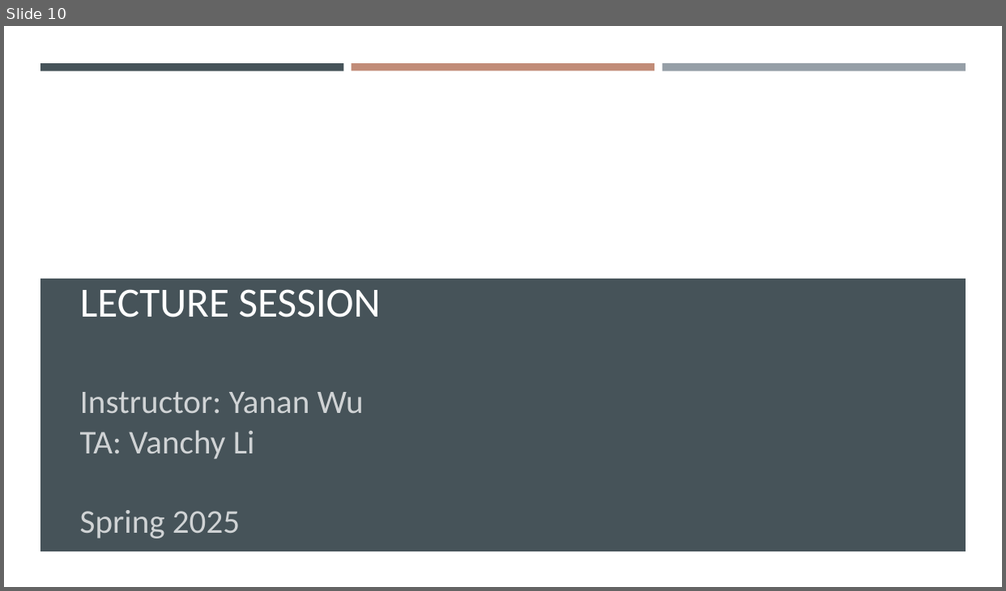
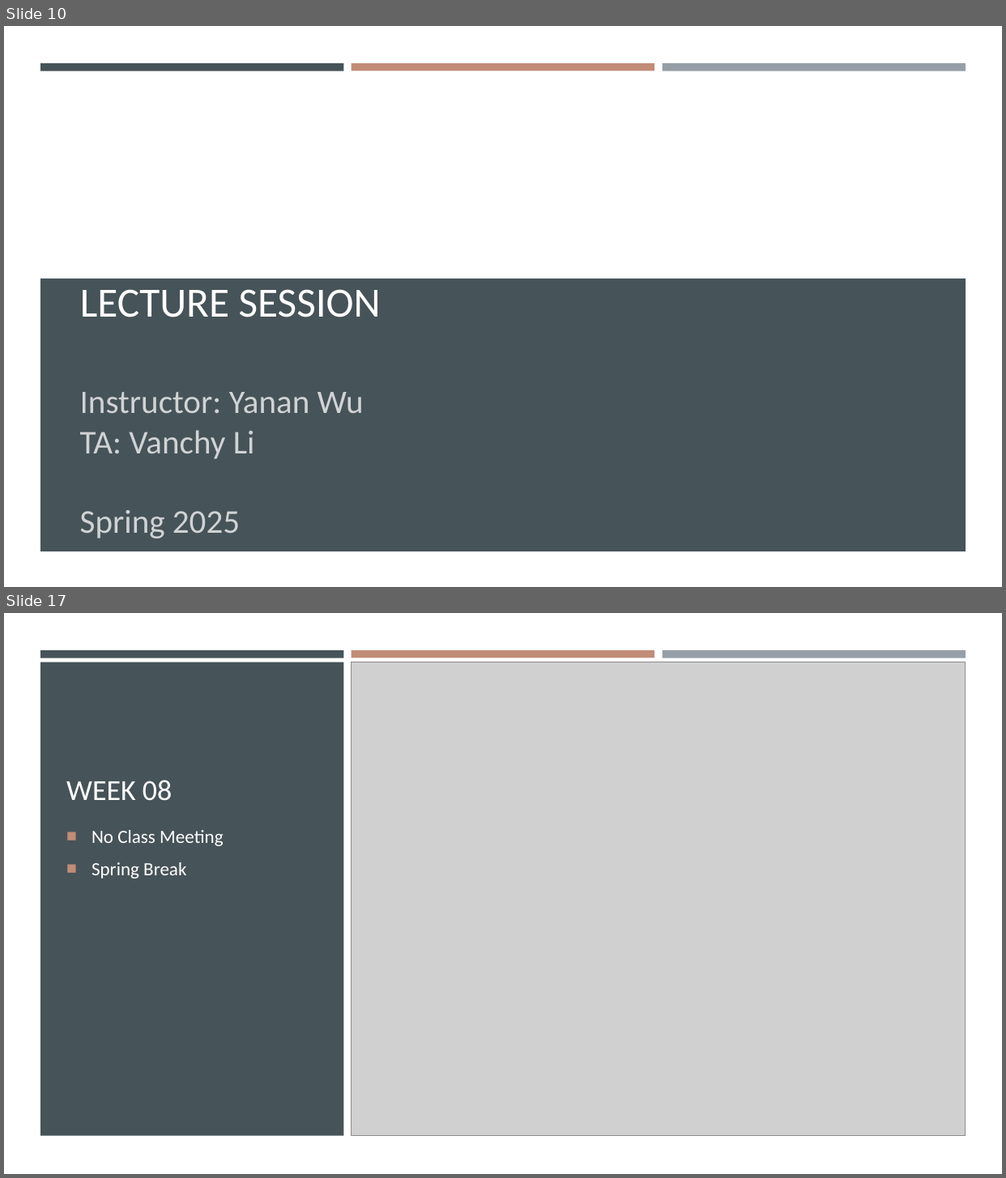
Before and after one commit to gisynw/ssj-376, a slide deck: docs/Lectures/Week01/Week01_Intro_Course.pptx. Shown one above the other, each under a label of ours: slide 10 before the commit, slides 10 and 17 after it; the slides between them are not shown. The pictures are 1006x591 and 1006x1178 pixels, drawn with LibreOffice and Linux fonts; fonts in the diff are those of the drawing; grey boxes stand for pictures; background and template pictures are left out. Boxes give left, top, right and bottom in pixels: in the first picture for what was removed or moved away, otherwise in the second. Text is boxed around its words. In the diff, an @@ line names an element or a change of style, - is before the commit and + after.

Commit message:
update week01

```diff
--- a/docs/Lectures/Week01/Week01_Intro_Course.pptx
+++ b/docs/Lectures/Week01/Week01_Intro_Course.pptx
@@ slide 17 added at (x1=4, y1=613, x2=1002, y2=1174), background #22363C @@
@@ rectangle added at (x1=4, y1=613, x2=1002, y2=1174), fill #FFFFFF @@
@@ rectangle added at (x1=40, y1=650, x2=344, y2=658), fill #465359 @@
@@ rectangle added at (x1=351, y1=650, x2=654, y2=658), fill #C18C78 @@
@@ rectangle added at (x1=662, y1=650, x2=965, y2=658), fill #969FA7 @@
@@ rectangle added at (x1=40, y1=662, x2=344, y2=1136), fill #465359 @@
@@ picture added at (x1=351, y1=662, x2=966, y2=1136) @@
@@ title added at (x1=66, y1=780, x2=172, y2=801), 28 pt, text #FFFFFF @@
+WEEK 08
@@ text added at (x1=91, y1=830, x2=223, y2=879), 18 pt, text #FFFFFF @@
+■ No Class Meeting
+■ Spring Break
```
Also in this commit, not shown: 9 slides changed, 6 other slides added, 7 slides removed, 5 other files.
